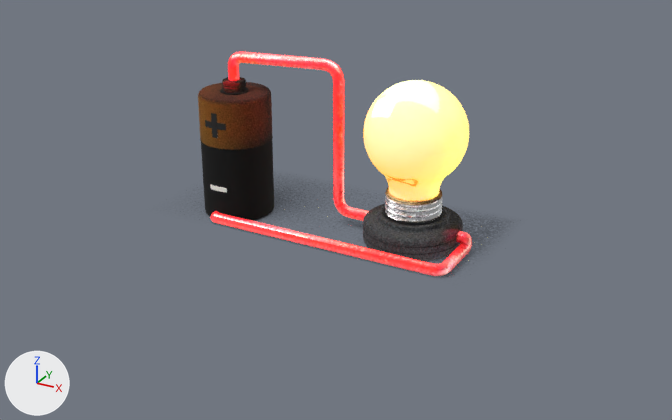
An edit to the glTF model app/src/ui/icones3d/modelos/circuito.glb, drawn before and after from the same camera.
Rendered twice from a 50 mm camera at (8.92, -12.64, 6.72) aimed at (1.91, 0.11, 0.34). Arrows for +X, +Y and +Z are at lower left; the lights stay in place. The picture after the commit comes second. Vertices at exactly the same position are counted once.

Objects in the first picture: 'base', 'fio', 'pilha', 'sombra', 'vidro'.
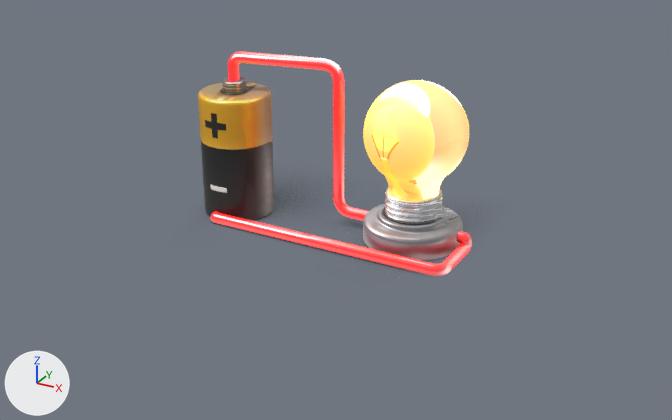
Where the newer file only moved an object's origin or applied its transform, the numbers keep the older frame.

What differs and where, as boxes [x1, y1, x2, y2] in the pictures (672 x 420 px; the box of a moved part takes in the faces that stretch with it):
'vidro', surface changed: [363, 80, 469, 201] in both
'pilha', surface changed (lighter): [198, 77, 274, 221] in both
'fio', surface changed: [210, 51, 472, 276] in both
'base', surface changed (lighter): [363, 187, 463, 261] in both
'sombra', reshaped, moved, rescaled: before [207, 190, 487, 277]; after [207, 194, 428, 272]
part 3 of me_pilha_corpo, moved or reshaped: [205, 113, 226, 138] in both
part 4 of me_pilha_corpo, surface changed (lighter): [198, 77, 274, 221] in both
part 5 of me_plane_001, added: after [207, 194, 428, 272]
part 6 of me_plane_001, deleted: before [207, 190, 487, 277]

The change, as a list of edits to the scene's bpy script:
```text
Change mat_m_base:
    where n0 = _N.new('ShaderNodeBsdfPrincipled'); n0.name = 'Principled BSDF'
    remove n0.inputs[2].default_value = 1.0  # 'Roughness'
    where n2 = _N.new('ShaderNodeTexImage'); n2.name = 'Image Texture'
    n2.image: img_base_acesa -> img_base_acesa_tex
    add n2.extension = 'EXTEND'
    where n3 = _N.new('ShaderNodeTexImage'); n3.name = 'Image Texture.001'
    n3.image: img_base_apagada -> img_base_apagada_tex
    add n3.extension = 'EXTEND'
Change mat_m_fio:
    where n0 = _N.new('ShaderNodeBsdfPrincipled'); n0.name = 'Principled BSDF'
    remove n0.inputs[2].default_value = 1.0  # 'Roughness'
    where n2 = _N.new('ShaderNodeTexImage'); n2.name = 'Image Texture'
    n2.image: img_fio_acesa -> img_fio_acesa_tex
    add n2.extension = 'EXTEND'
    where n3 = _N.new('ShaderNodeTexImage'); n3.name = 'Image Texture.001'
    n3.image: img_fio_apagada -> img_fio_apagada_tex
    add n3.extension = 'EXTEND'
Change mat_m_pilha:
    mat_m_pilha.roughness: 1.0 -> 0.5
    mat_m_pilha.texture: img_pilha_acesa -> img_pilha_acesa_tex
Change mat_m_sombra:
    remove # nodes: BsdfPrincipled, OutputMaterial, TexImage
    remove # uses the picture img_sombra
    nodes: BsdfPrincipled, Math, Mix, OutputMaterial, TexImage, VertexColor
    uses the picture img_sombra_tex
Change mat_m_vidro:
    where n0 = _N.new('ShaderNodeBsdfPrincipled'); n0.name = 'Principled BSDF'
    remove n0.inputs[2].default_value = 1.0  # 'Roughness'
    where n2 = _N.new('ShaderNodeTexImage'); n2.name = 'Image Texture'
    n2.image: img_vidro_acesa -> img_vidro_acesa_tex
    add n2.extension = 'EXTEND'
    where n3 = _N.new('ShaderNodeTexImage'); n3.name = 'Image Texture.001'
    n3.image: img_vidro_apagada -> img_vidro_apagada_tex
    add n3.extension = 'EXTEND'
Change me_soquete:
    where me_soquete.from_pydata(...)  # 5675 vertices, 10915 faces; spans x -0.83..0.83, y -0.83..0.83, z 0.0..0.88
    me_soquete part 1: 10534 kept faces spanning x -0.83..0.83, y -0.83..0.83, z 0.0..0.88 get new texture (UV) coordinates
Change me_tb_004:
    remove me_tb_004.from_pydata(...)  # 2757 vertices, 5490 faces; spans x -0.15..4.3, y -0.77..0.42, z 0.0..2.89
    add me_tb_004.from_pydata(...)  # 2745 vertices, 5490 faces; spans x -0.14..4.3, y -0.77..0.42, z 0.0..2.89
    me_tb_004 part 2: 5397 kept faces spanning x -0.14..4.3, y -0.77..0.42, z 0.0..2.89 get new texture (UV) coordinates
    edits to the shape of me_tb_004 do not show in these pictures
Change me_pilha_corpo:
    remove me_pilha_corpo.from_pydata(...)  # 12004 vertices, 23558 faces; spans x -0.63..0.63, y -0.63..0.63, z 0.0..2.4
    add me_pilha_corpo.from_pydata(...)  # 11347 vertices, 22372 faces; spans x -0.63..0.63, y -0.63..0.63, z 0.0..2.4
    me_pilha_corpo part 3: 579 vertices moved within x -0.21..0.21, y -0.63..-0.59, z 1.55..1.97; 314 vertices removed from x -0.21..0.21, y -0.63..-0.59, z 1.55..1.97; 30 vertices added at x -0.2..0.2, y -0.63..-0.59, z 1.7..1.97
    me_pilha_corpo part 4: 5503 kept faces spanning x -0.63..0.63, y -0.63..0.63, z 0.0..2.4 get new texture (UV) coordinates
    other edits to the shape of me_pilha_corpo do not show in these pictures
Change me_plane_001:
    remove me_plane_001.from_pydata(...)  # 4 vertices, 2 faces; spans x -1.65..4.75, y -1.05..2.15, z 0.0
    add me_plane_001.from_pydata(...)  # 2665 vertices, 5120 faces; spans x -1.0..1.0, y -0.67..0.67, z 0.0
    me_plane_001 part 5: 2665 vertices added at x -1.0..1.0, y -0.67..0.67, z 0.0
    me_plane_001 part 6: 4 vertices removed from x -1.65..4.75, y -1.05..2.15, z 0.0
Change me_vidro:
    where me_vidro.from_pydata(...)  # 8066 vertices, 16128 faces; spans x -0.84..0.84, y -0.84..0.84, z 0.86..2.72
    me_vidro part 7: 16124 kept faces spanning x -0.84..0.84, y -0.84..0.84, z 0.86..2.72 get new texture (UV) coordinates
Change ob_sombra:
    ob_sombra.location: (0.0, 0.0, 0.0) -> (1.8, 0.6, 0.0)
    ob_sombra.scale: (1.0, 1.0, 1.0) -> (4.5, 4.5, 4.5)
```
